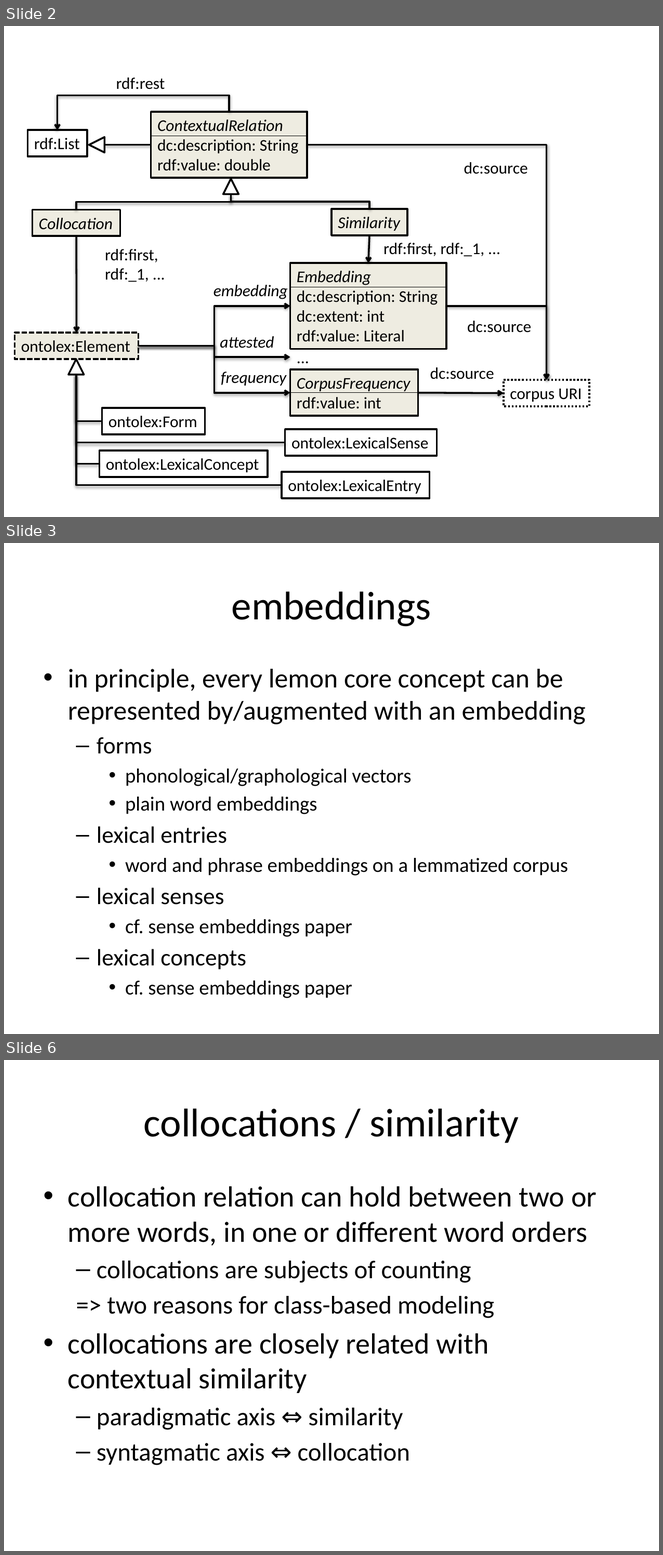
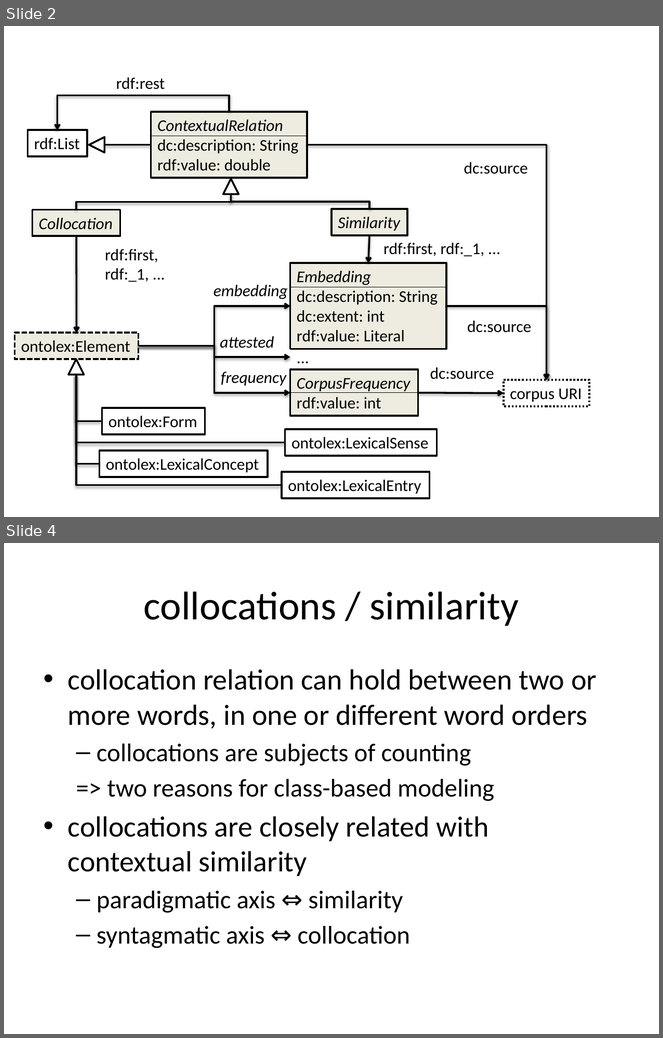
Before and after one commit to ontolex/frequency-attestation-corpus-information, a slide deck: img/source.pptx. Shown one above the other, each under a label of ours: slides 2, 3 and 6 before the commit, slides 2 and 4 after it; the slides between them are not shown. The pictures are 663x1555 and 663x1038 pixels, drawn with LibreOffice and Linux fonts; fonts in the diff are those of the drawing. Boxes give left, top, right and bottom in pixels: in the first picture for what was removed or moved away, otherwise in the second. Text is boxed around its words. In the diff, an @@ line names an element or a change of style, - is before the commit and + after.

Commit message:
Embedding definition

```diff
--- a/img/source.pptx
+++ b/img/source.pptx
@@ slide 3 removed at box(4, 543, 659, 1034), background #FFFFFF @@
@@ title removed at box(232, 591, 431, 627) @@
-embeddings
@@ text removed at box(68, 669, 586, 970) @@
-• in principle, every lemon core concept can be represented by/augmented with an embedding
-  – forms
-    • phonological/graphological vectors
-    • plain word embeddings
-  – lexical entries
-    • word and phrase embeddings on a lemmatized corpus
-  – lexical senses
-    • cf. sense embeddings paper
-  – lexical concepts
-    • cf. sense embeddings paper
@@ what was slide 6 is now slide 4 @@
```
Also in this commit, not shown: 1 slide changed, 1 other slide removed, 1 other file.
